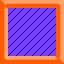
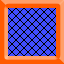
Layer changes from the first 64×64 image to the second:
removed layer "Layer 1 copy 8" over [8, 8, 56, 56]
removed layer "Layer 0" over [8, 8, 56, 56]
added layer "Layer 3 copy" above "Layer 3" over [8, 8, 56, 56]
added layer "Layer 3" above "Layer 1" over [8, 8, 56, 56]
"Layer 1": opacity 75% → 100%, painted on it over [8, 8, 56, 56]
added layer "Layer 4" (75%) over [8, 8, 56, 56]
